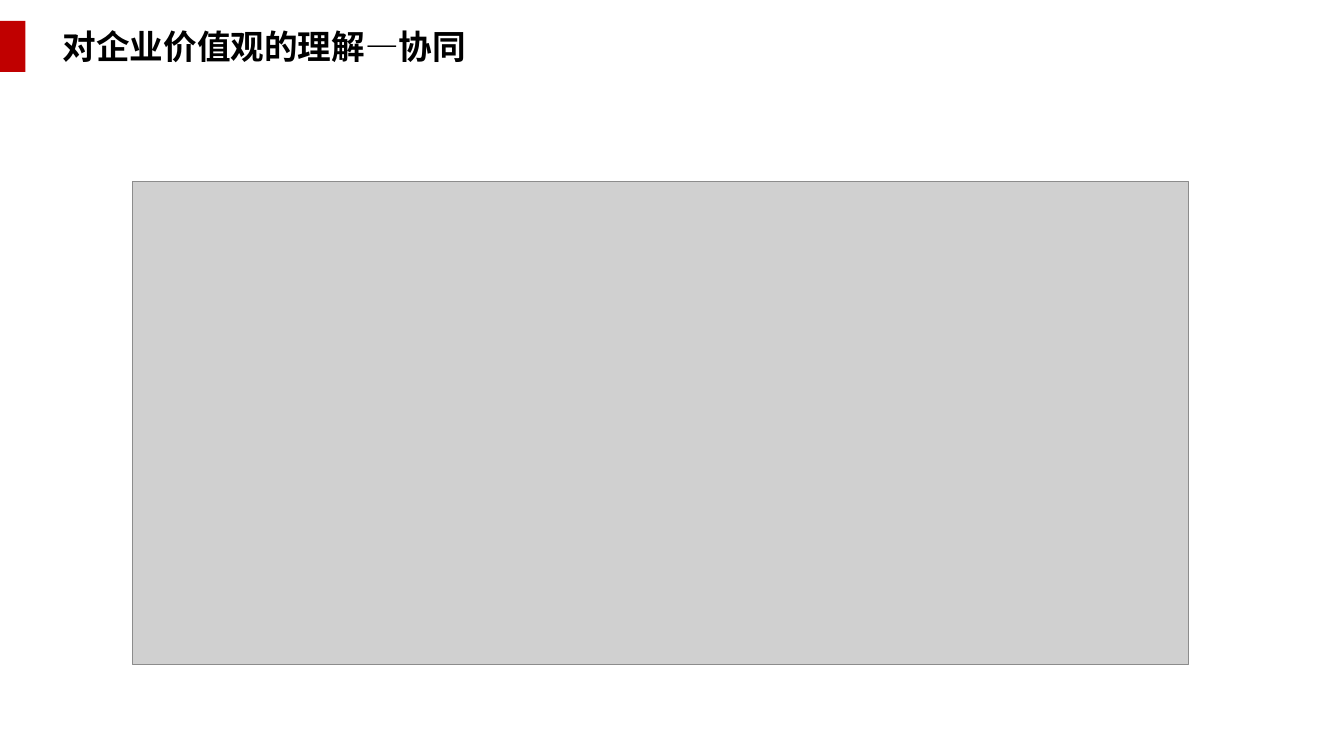
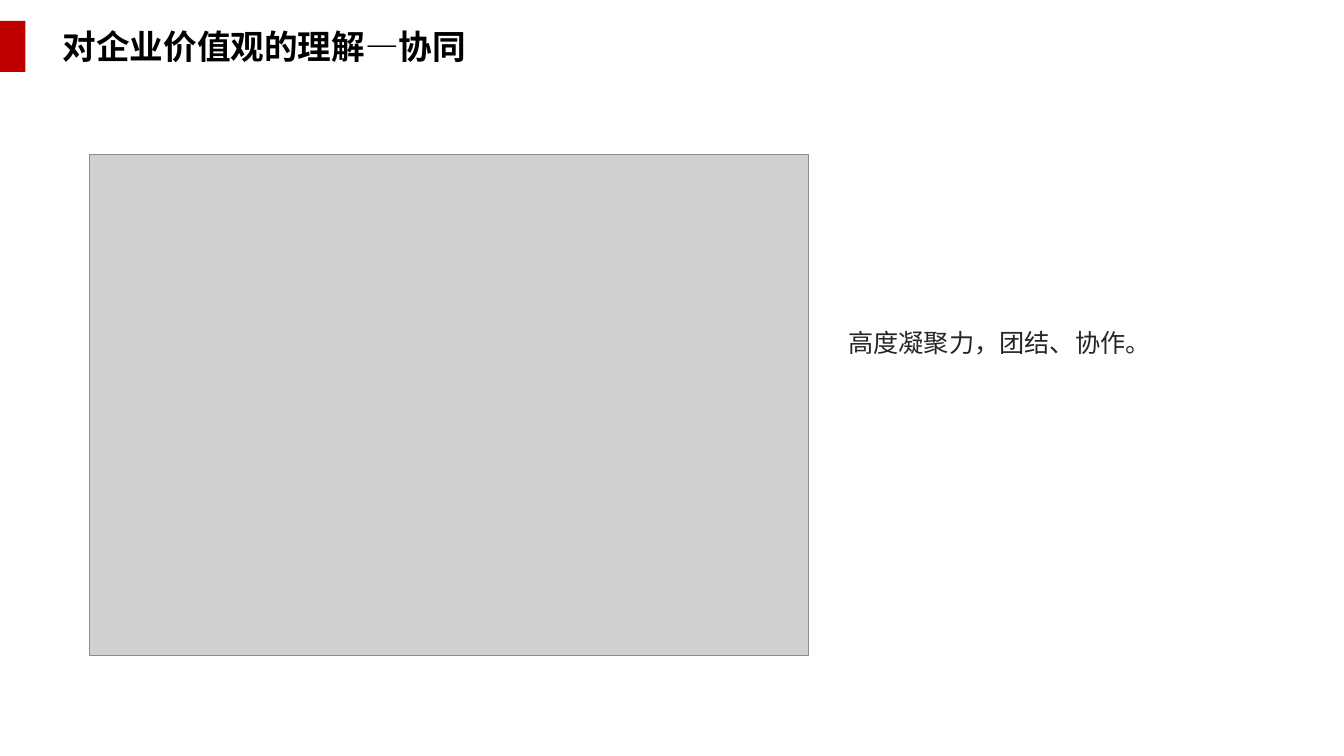
Before and after one commit to WakingFox/myself, a slide deck: slide 20 of 转正述职/王贵成转正述职报告.pptx. Drawn at 1344x756 pixels with LibreOffice and Linux fonts; fonts in the diff are those of the drawing; grey boxes stand for pictures; background and template pictures are left out. Boxes give left, top, right and bottom in pixels: in the first picture for what was removed or moved away, otherwise in the second. Text is boxed around its words. In the diff, an @@ line names an element or a change of style, - is before the commit and + after.

```diff
--- a/转正述职/王贵成转正述职报告.pptx
+++ b/转正述职/王贵成转正述职报告.pptx
@@ picture: place and size @@
-picture at box(132, 181, 1189, 664)
+picture at box(90, 154, 809, 655)
@@ text added at box(848, 330, 1150, 355), 18 pt, text #262626 @@
+高度凝聚力，团结、协作。
```
Also in this commit, not shown: 15 other slides changed, 2 slides added.
